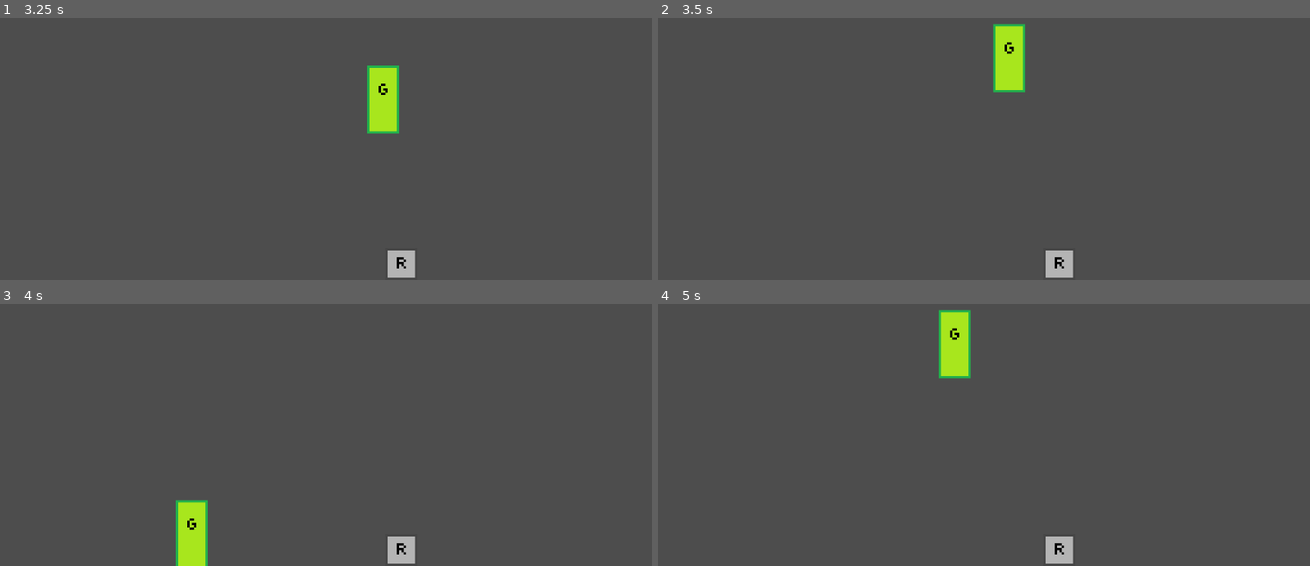
Above: before the commit, frames 1-4 (two rows, left to right).
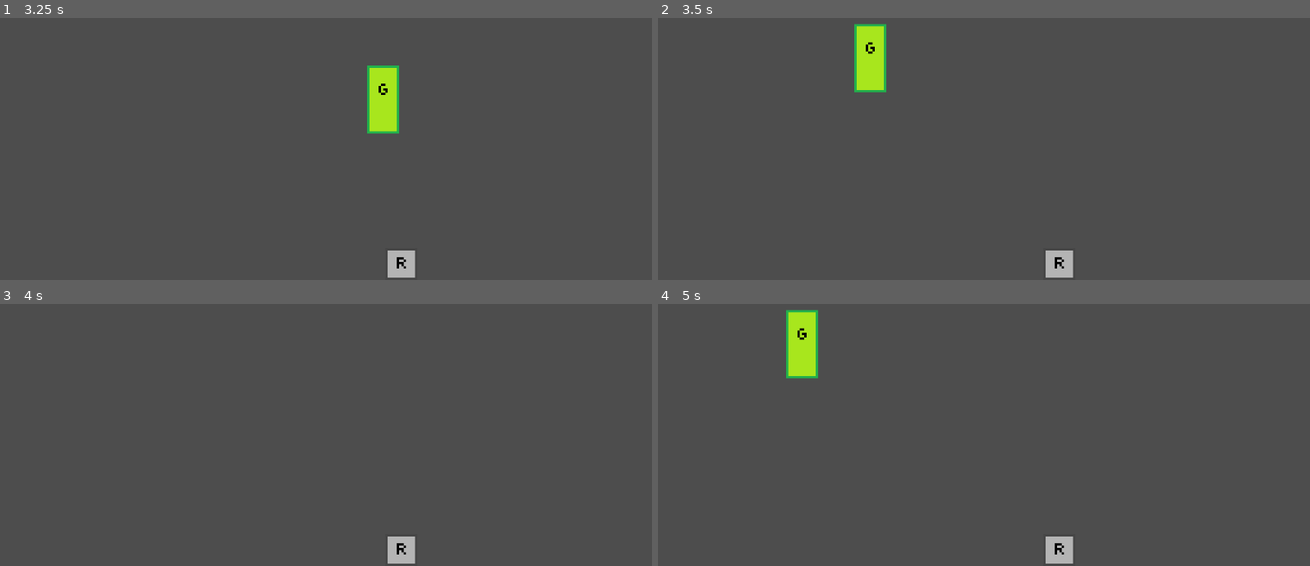
Above: after the commit, the same moments.

Repository: graveseaturtle/Goblin-and-Rat
Game: Godot game, scene res://Main.tscn
Two runs of this game, one before a commit and one after it. Both use one fixed random seed, a clock stepped at 60 frames per second and the inputs below.
Inputs:
- Up to frame 1 (3.25 s): hold D (GoblinMoveRight) 0.53-2.03 s; tap W (GoblinJump) at 0.77, 1.52, 3.02 s; tap Enter at 2 s; hold A (GoblinMoveLeft) from 2.03 s (still down); tap Space at 2.75 s
- Up to frame 2 (3.5 s): keep holding A (GoblinMoveLeft)
- Up to frame 3 (4 s): keep holding A (GoblinMoveLeft); tap W (GoblinJump) at 3.77 s
- Up to frame 4 (5 s): release A (GoblinMoveLeft) at 4.28 s; hold D (GoblinMoveRight) from 4.28 s (still down); tap W (GoblinJump) at 4.52 s

Frame 1 is identical in both runs. In frame 2, 2.6% of the frame differs, in the area x 30-57%, y 2-29%; in frame 3, 1.2%; in frame 4, 2.6%.

Commit message:
deleted goblin and mesh

Diff:
--- a/goblin-and-rat/Main.tscn
+++ b/goblin-and-rat/Main.tscn
@@ -1,14 +1,7 @@
-[gd_scene load_steps=7 format=3 uid="uid://e8xspkkab6h7"]
+[gd_scene load_steps=4 format=3 uid="uid://e8xspkkab6h7"]
 
 [ext_resource type="PackedScene" uid="uid://c0s6rkewkt04i" path="res://Rat.tscn" id="1_b2tsn"]
-[ext_resource type="PackedScene" uid="uid://bxxeqbyjshjqr" path="res://Goblin.tscn" id="2_2e1dm"]
-[ext_resource type="PackedScene" uid="uid://bxxeqbyjshjqr" path="res://goblin.tscn" id="2_gmmwg"]
-
-[sub_resource type="BoxMesh" id="BoxMesh_gevmh"]
-
-[sub_resource type="WorldBoundaryShape2D" id="WorldBoundaryShape2D_a4lu7"]
-normal = Vector2(-0.00323738, 0.999995)
-distance = -1100.0
+[ext_resource type="PackedScene" uid="uid://bxxeqbyjshjqr" path="res://Goblin.tscn" id="2_gmmwg"]
 
 [sub_resource type="WorldBoundaryShape2D" id="WorldBoundaryShape2D_uniix"]
 
@@ -16,22 +9,6 @@
 
 [node name="Camera2D" type="Camera2D" parent="."]
 zoom = Vector2(4, 4)
-
-[node name="MeshInstance2D" type="MeshInstance2D" parent="."]
-visible = false
-position = Vector2(593, 631)
-scale = Vector2(1186, -33)
-mesh = SubResource("BoxMesh_gevmh")
-
-[node name="CollisionShape2D" type="CollisionShape2D" parent="MeshInstance2D"]
-visible = false
-position = Vector2(-0.0126476, 0.333333)
-scale = Vector2(0.00170068, 0.00757576)
-shape = SubResource("WorldBoundaryShape2D_a4lu7")
-
-[node name="GoblinNode" parent="." instance=ExtResource("2_2e1dm")]
-visible = false
-script = null
 
 [node name="Goblin" parent="." instance=ExtResource("2_gmmwg")]
 position = Vector2(-37, -18)
